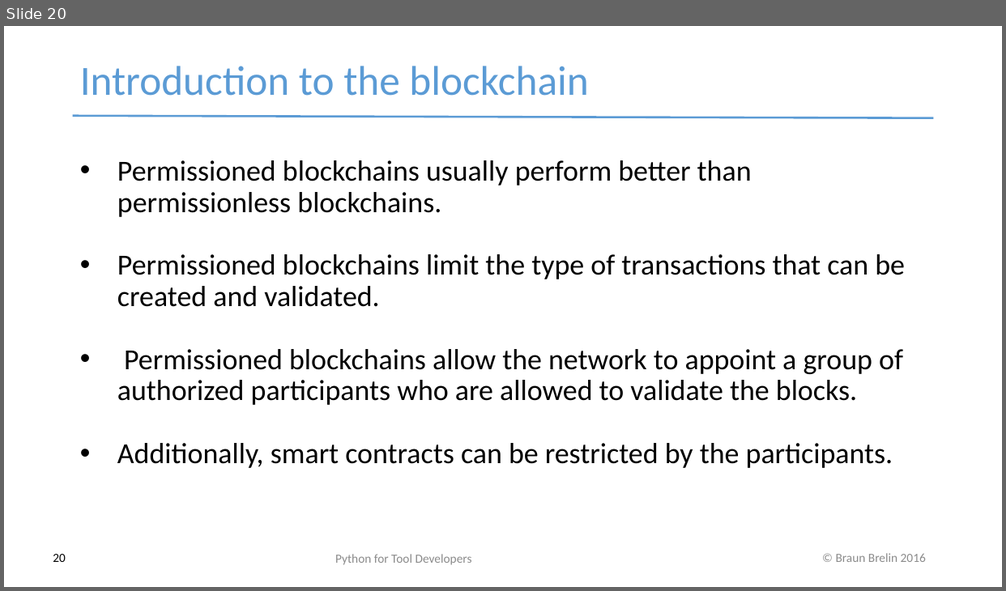
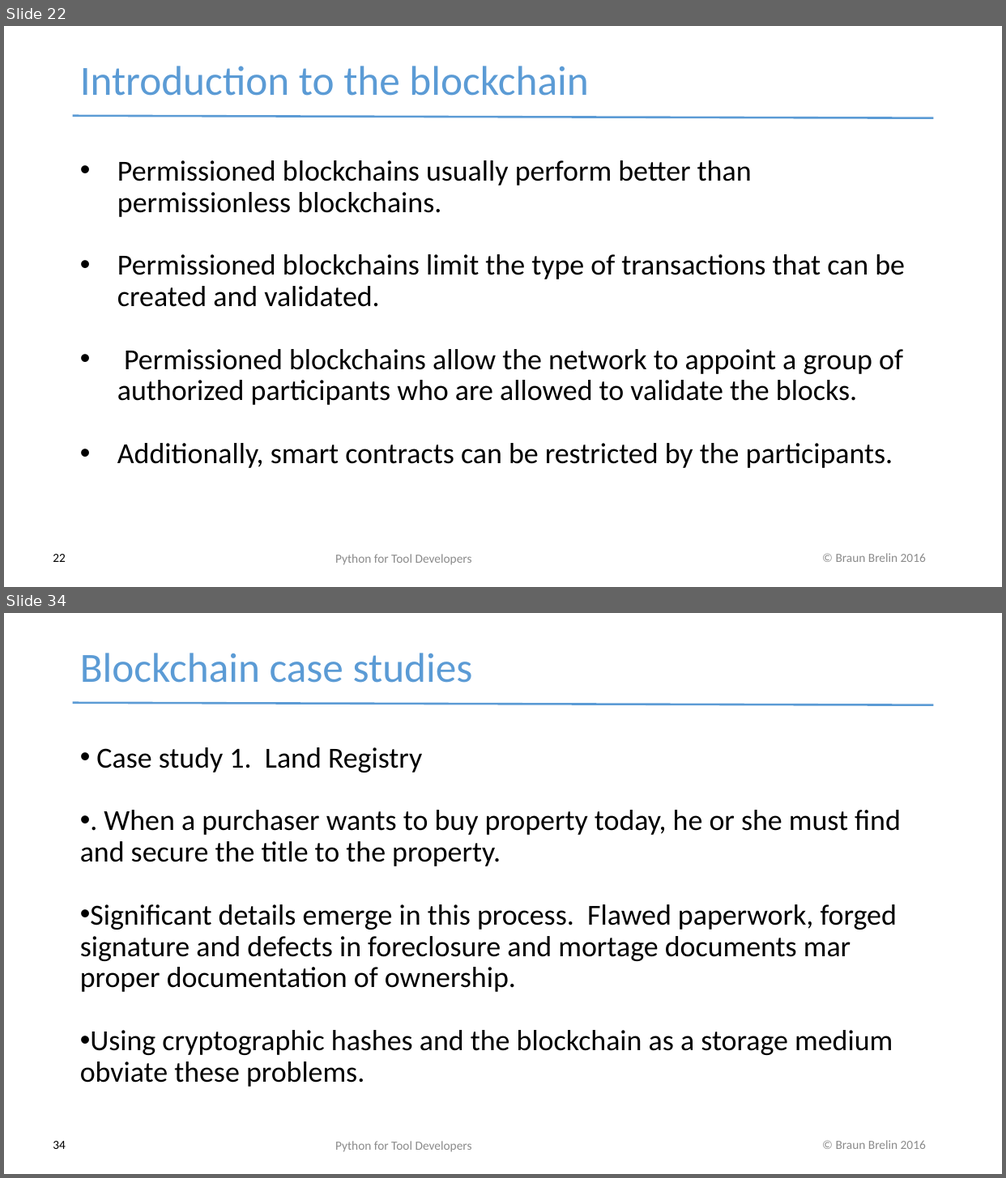
Before and after one commit to redmage123/btc-introductory-workshop, a slide deck: docs/Blockchain workshop v0.1.pptx. Shown one above the other, each under a label of ours: slide 20 before the commit, slides 22 and 34 after it; the slides between them are not shown. The pictures are 1006x591 and 1006x1178 pixels, drawn with LibreOffice and Linux fonts; fonts in the diff are those of the drawing. Boxes give left, top, right and bottom in pixels: in the first picture for what was removed or moved away, otherwise in the second. Text is boxed around its words. In the diff, an @@ line names an element or a change of style, - is before the commit and + after.

```diff
--- a/docs/Blockchain workshop v0.1.pptx
+++ b/docs/Blockchain workshop v0.1.pptx
@@ slide 34 added at [4,613,1002,1174], background #FFFFFF; not listed: 2 template elements that a slide beside it also shows @@
@@ text added at [80,653,473,683], 40 pt, text #5B9BD5 @@
+Blockchain case studies
@@ text added at [80,747,901,1087], 28 pt, text #000000 @@
+• Case study 1. Land Registry
+• . When a purchaser wants to buy property today, he or she must find and secure the title to the property.
+• Significant details emerge in this process. Flawed paperwork, forged signature and defects in foreclosure and mortage documents mar proper documentation of ownership.
+• Using cryptographic hashes and the blockchain as a storage medium obviate these problems.
@@ page number added at [53,1141,66,1149], 12 pt, text #000000 @@
+34
@@ text added at [335,1141,472,1152], 12 pt, text #8B8B8B @@
+Python for Tool Developers
@@ what was slide 20 is now slide 22 @@
@@ page number at [53,554,66,562]: text changed @@
-20
+22
```
Also in this commit, not shown: 3 slides changed, 12 other slides added, 21 slides removed, 4 other files.
